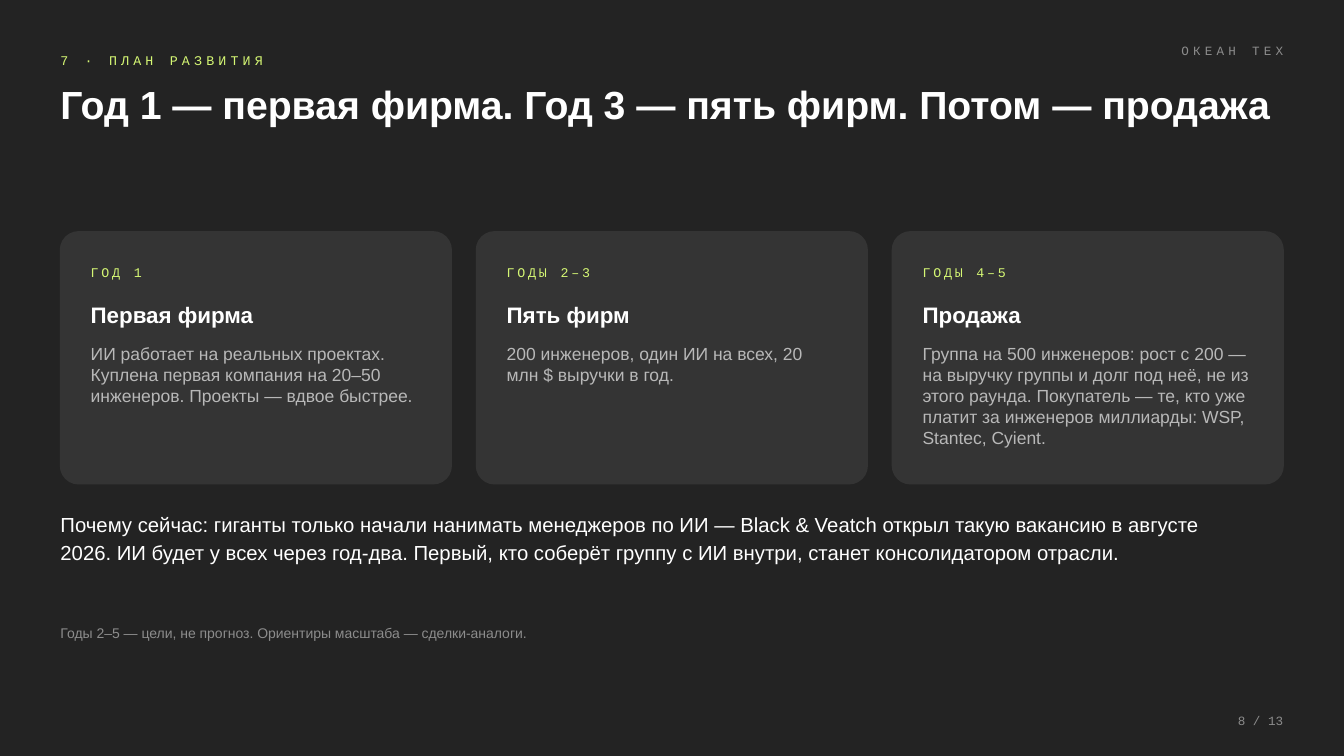
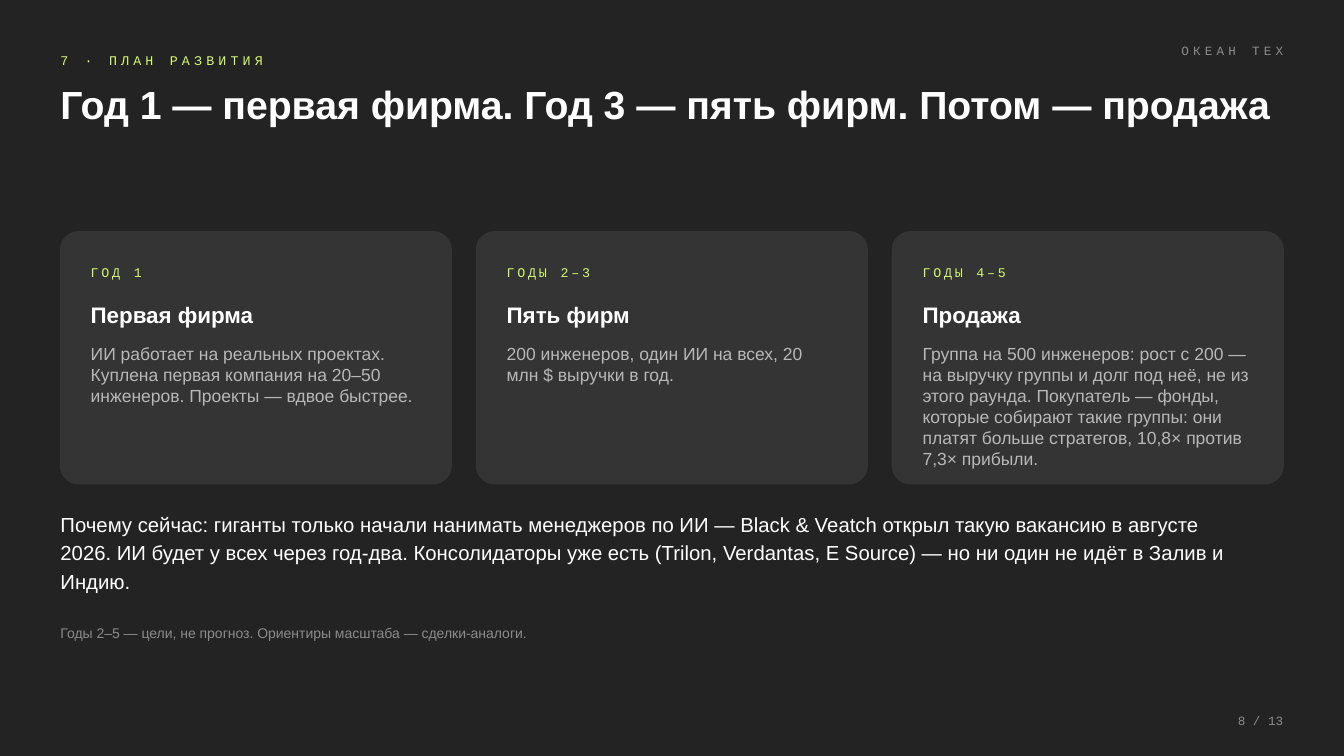
Before and after one commit to komoroshin/research, a slide deck: slide 8 of ai-case-library/research/ventures/grid-plain-deck.pptx. Drawn at 1344x756 pixels with LibreOffice and Linux fonts; fonts in the diff are those of the drawing. Boxes give left, top, right and bottom in pixels: in the first picture for what was removed or moved away, otherwise in the second. Text is boxed around its words. In the diff, an @@ line names an element or a change of style, - is before the commit and + after.

```diff
--- a/ai-case-library/research/ventures/grid-plain-deck.pptx
+++ b/ai-case-library/research/ventures/grid-plain-deck.pptx
@@ text at bbox=[923, 348, 1249, 469]: text changed @@
-Группа на 500 инженеров: рост с 200 — на выручку группы и долг под неё, не из этого раунда. Покупатель — те, кто уже платит за инженеров миллиарды: WSP, Stantec, Cyient.
+Группа на 500 инженеров: рост с 200 — на выручку группы и долг под неё, не из этого раунда. Покупатель — фонды, которые собирают такие группы: они платят больше стратегов, 10,8× против 7,3× прибыли.
@@ text at bbox=[60, 517, 1223, 593]: text changed @@
-Почему сейчас: гиганты только начали нанимать менеджеров по ИИ — Black & Veatch открыл такую вакансию в августе 2026. ИИ будет у всех через год-два. Первый, кто соберёт группу с ИИ внутри, станет консолидатором отрасли.
+Почему сейчас: гиганты только начали нанимать менеджеров по ИИ — Black & Veatch открыл такую вакансию в августе 2026. ИИ будет у всех через год-два. Консолидаторы уже есть (Trilon, Verdantas, E Source) — но ни один не идёт в Залив и Индию.
```
Also in this commit, not shown: 5 other slides changed, 48 other files.
